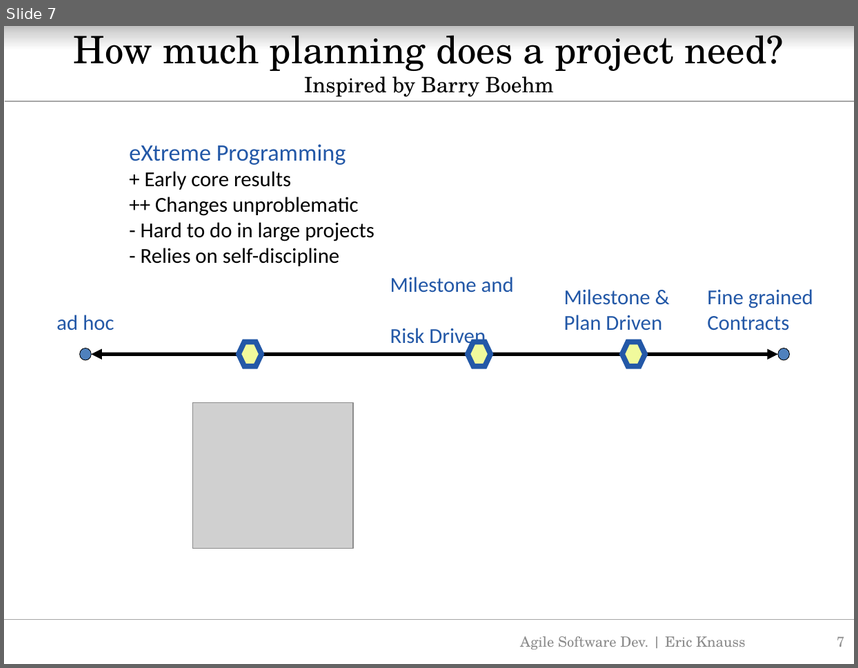
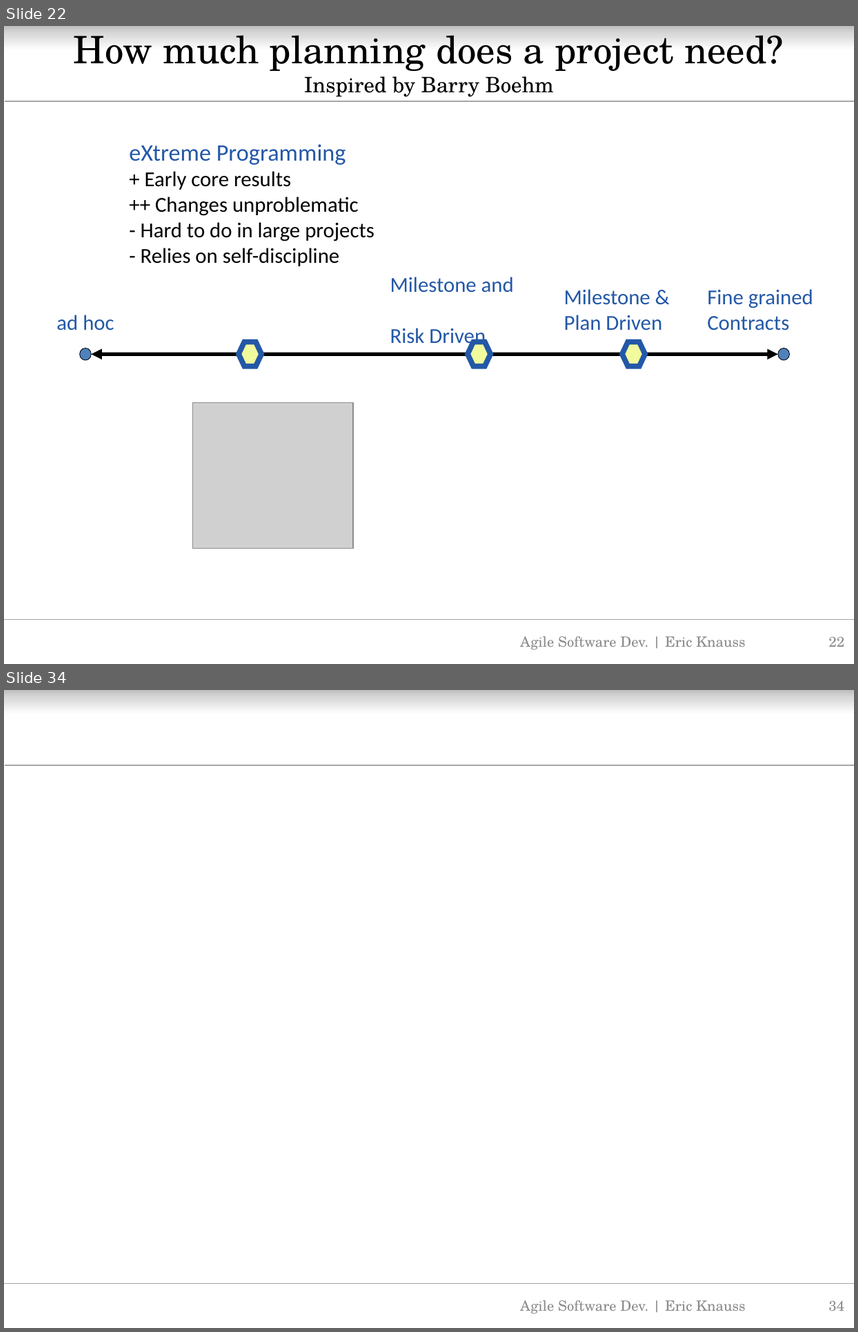
Before and after one commit to oerich/EDA397, a slide deck: Slides/src/agile-dev-processes-8-agile-vs-plan-driven.pptx. Shown one above the other, each under a label of ours: slide 7 before the commit, slides 22 and 34 after it; the slides between them are not shown. The pictures are 858x668 and 858x1332 pixels, drawn with LibreOffice and Linux fonts; fonts in the diff are those of the drawing; grey boxes stand for pictures; background and template pictures are left out. Boxes give left, top, right and bottom in pixels: in the first picture for what was removed or moved away, otherwise in the second. Text is boxed around its words. In the diff, an @@ line names an element or a change of style, - is before the commit and + after.

```diff
--- a/Slides/src/agile-dev-processes-8-agile-vs-plan-driven.pptx
+++ b/Slides/src/agile-dev-processes-8-agile-vs-plan-driven.pptx
@@ slide 34 added at (4, 690, 854, 1328), background #FFFFFF; not listed: 3 template elements that a slide beside it also shows @@
@@ text added at (520, 1300, 745, 1313), 12 pt, text #8C8C8C @@
+Agile Software Dev. | Eric Knauss
@@ page number added at (829, 1300, 844, 1310), 12 pt, text #8C8C8C @@
+34
@@ what was slide 7 is now slide 22 @@
@@ page number at (829, 636, 844, 646): text changed @@
-7
+22
```
Also in this commit, not shown: 1 slide changed, 28 other slides added, 2 other files.
